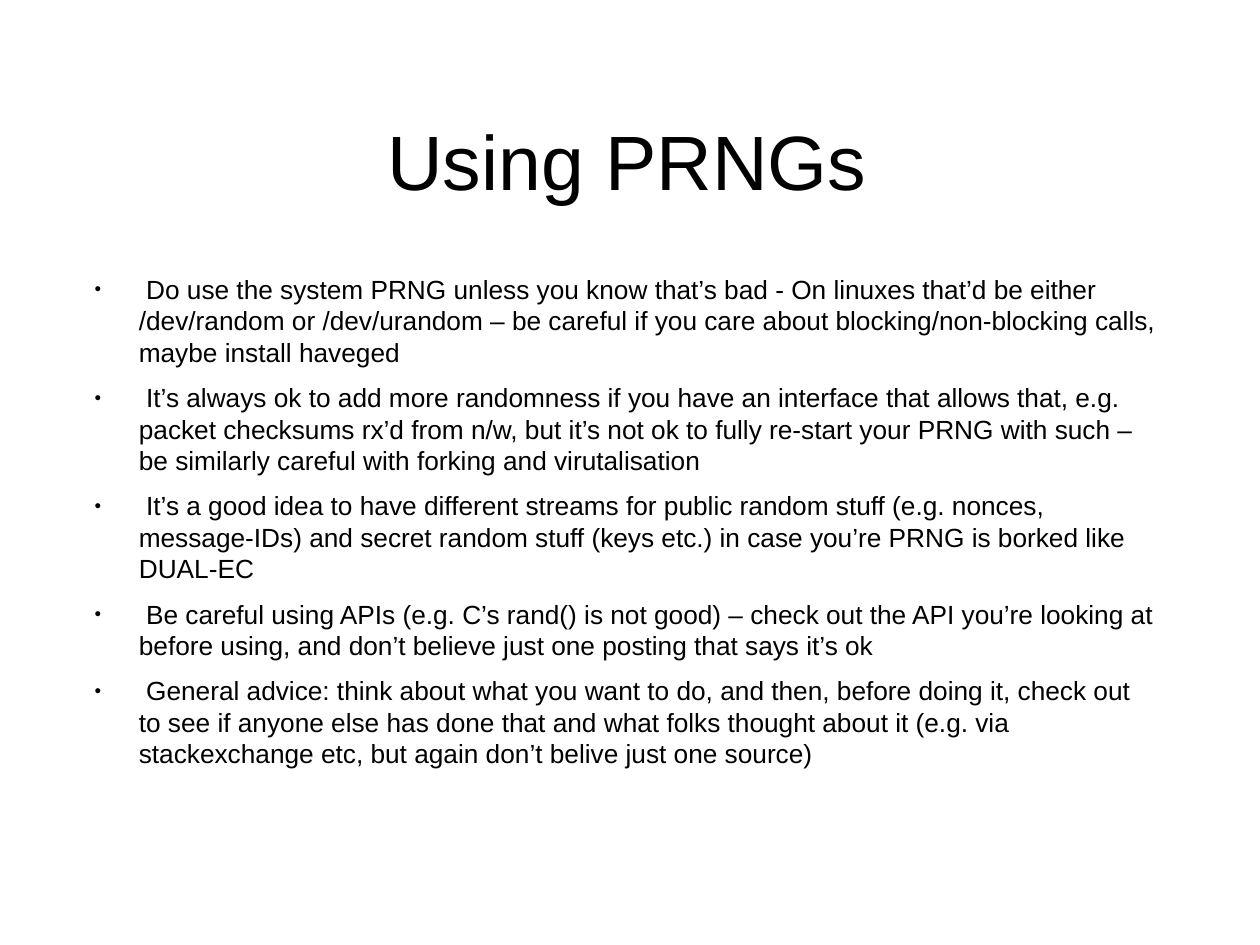
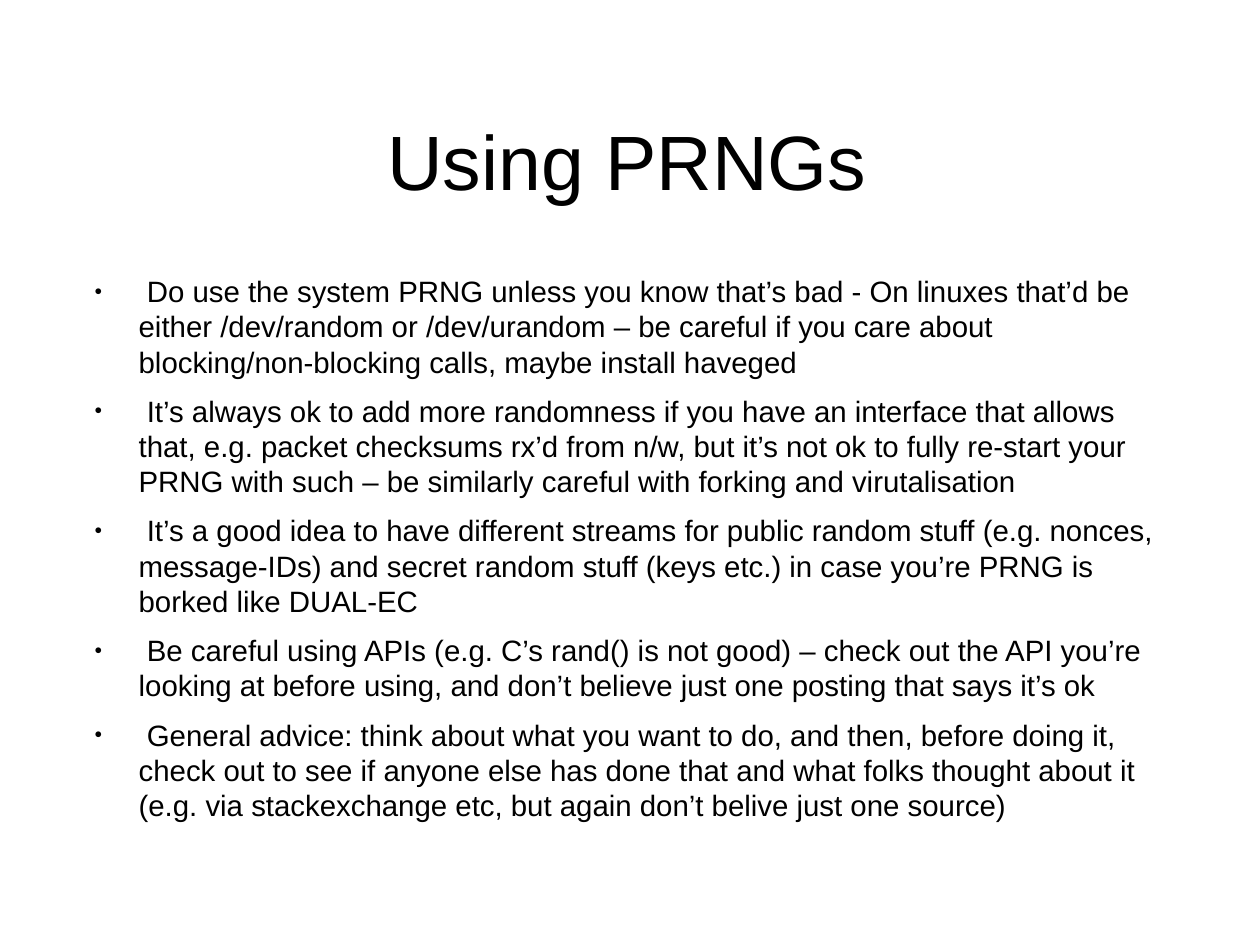
Before and after one commit to sftcd/cs7053, a slide deck: slide 32 of 2016lectures/03-crypto.ppt. Drawn at 1260x945 pixels with LibreOffice and Linux fonts; fonts in the diff are those of the drawing. Boxes give left, top, right and bottom in pixels: in the first picture for what was removed or moved away, otherwise in the second. Text is boxed around its words. In the diff, an @@ line names an element or a change of style, - is before the commit and + after.

```diff
--- a/2016lectures/03-crypto.ppt
+++ b/2016lectures/03-crypto.ppt
@@ text "Do use the system PRNG ..." at box(139, 280, 1153, 822): size 15 to 16.8 pt @@
```
Also in this commit, not shown: 99 other slides changed, 1 slide added, 1 other file.
